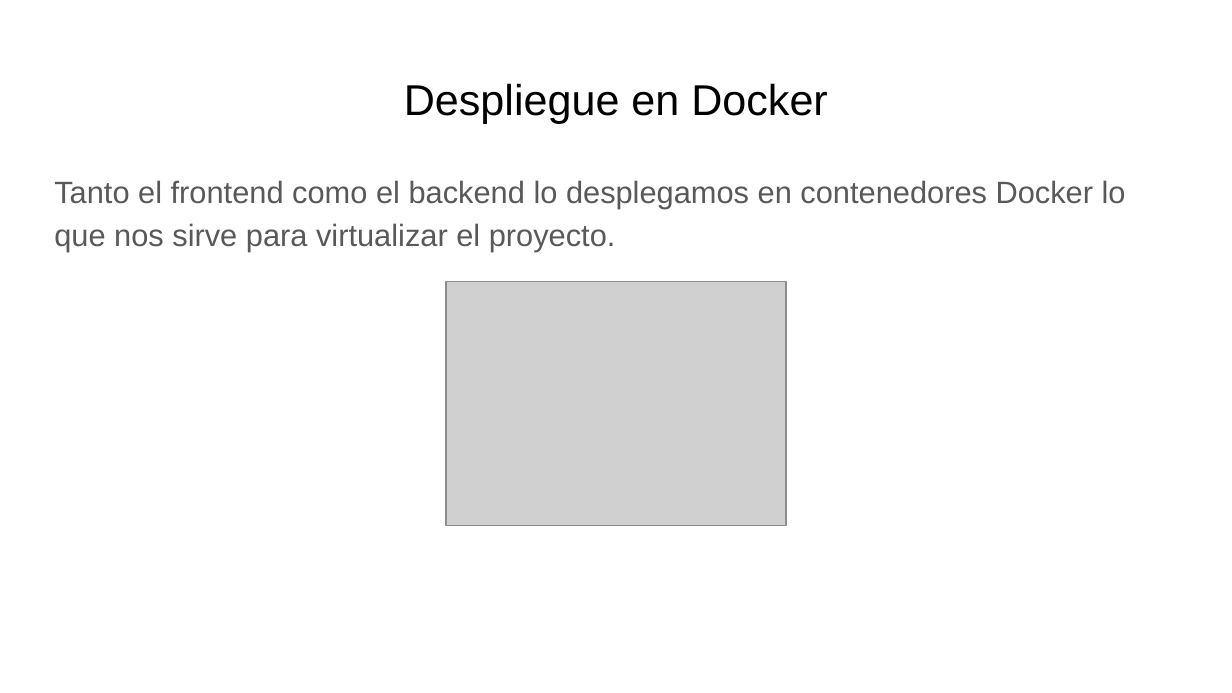
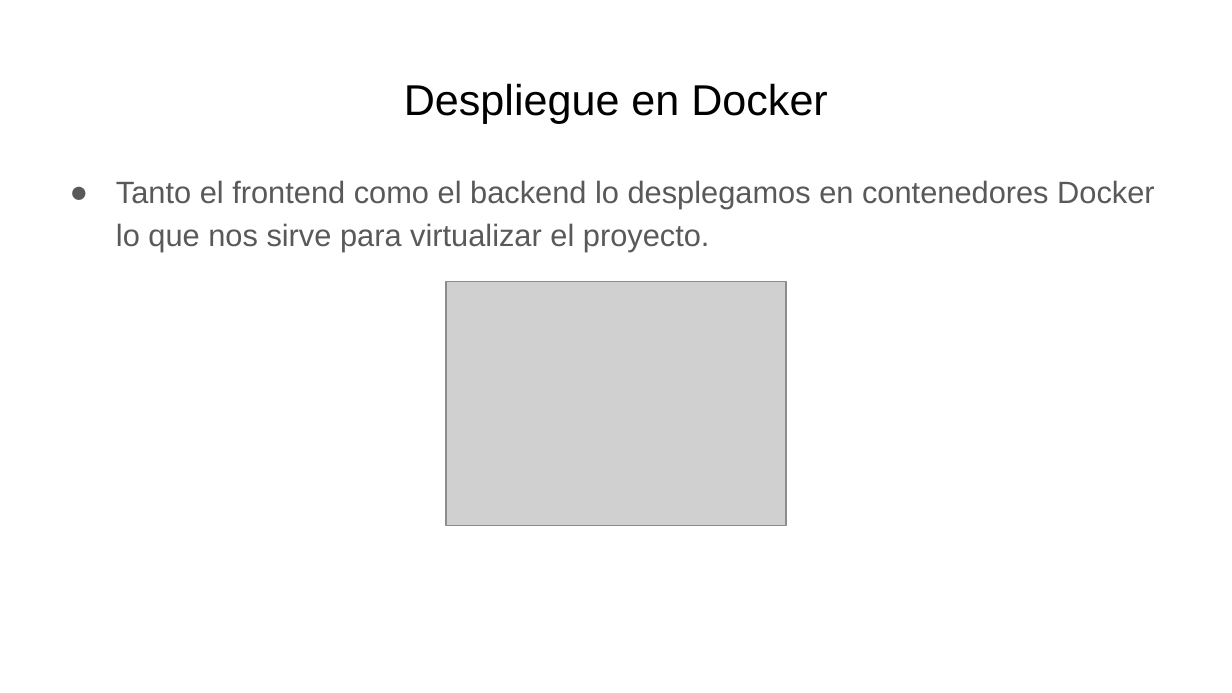
Before and after one commit to miguelmunval/presentacion, a slide deck: slide 4 of Tecnologías Usadas Dual.pptx (slide 3 before the commit). Drawn at 1232x693 pixels with LibreOffice and Linux fonts; fonts in the diff are those of the drawing; grey boxes stand for pictures. Boxes give left, top, right and bottom in pixels: in the first picture for what was removed or moved away, otherwise in the second. Text is boxed around its words. In the diff, an @@ line names an element or a change of style, - is before the commit and + after.

```diff
--- a/Tecnologías Usadas Dual.pptx
+++ b/Tecnologías Usadas Dual.pptx
@@ text "Tanto el frontend como el ..." at bbox=[116, 180, 1155, 252]: bullet none to ● @@
```
Also in this commit, not shown: 8 other slides changed, 2 slides added, 1 other file.
